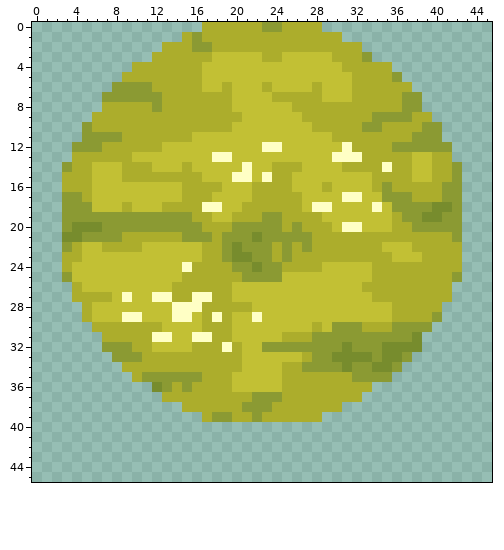
Pixel-art sprite, stored at textures/cakes/Pasture.png. The first picture shows the starting point.
The file is 46x46 pixels. Colours within 5 levels of each other are drawn and written as one.
The result:
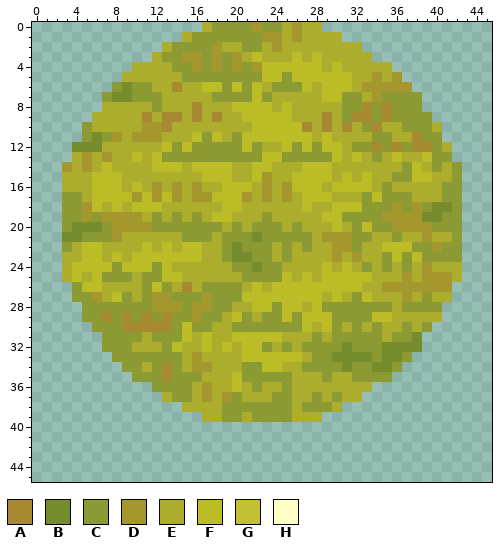
Palette (. is transparent): A #a78931  B #778c2d  C #8b9a33  D #a3972d  E #acad2c  F #bcbc27  G #c2c034  H #ffffc5
From old to new:
@@ x 0..45 @@
- 0 .................EEEEEECCEEEE.................
- 1 ...............ECEEEEEEEEEEEEEE...............
- 2 .............EEECCEEEEEEEEEEEEEEE.............
- 3 ............EEEEEEGGGGGEEGGGGGEEEC............
- 4 ..........EEEEEEEGGGGGGGGGGGGGGEEEEE..........
- 5 .........EEEEEEEEGGGGGGGGGGGGGGGEEEEC.........
- 6 ........CCCCEEEEEGGEGGGEGGGGEGGGEEEEEE........
- 7 .......CCCCCCEEEEEEEGGGGEEEEEGGGEEEEECC.......
- 8 .......EEEEECEEEEEEEGGGGGGEEEEEEEEEEECC.......
- 9 ......EEEEEEEEEEEEEEEGGGGGGEEEEEEECCCCEE......
-10 .....CEEEEEEEEEEEEEEGGGGGGGGEEEEECCEEEECC.....
-11 .....CCCCEEEEEEEGGGGGGGGGGGGGGEEEEEEEECCC.....
-12 ....CCCEEEEEEGGGGGGGGGGHHGGGGGGHEEEECCCCCC....
-13 ....EEEEEEGGGGGGGGHHGGGGGGGGGGHHHEEEEEGGEE....
-14 ...CEEGGGEEEGGGEGGGGGHGGEEEGGGGEEEEHEEGGEEC...
-15 ...EEEGGGEEEEEEEEGGGHHGHEEGGGGGGGGEEEEGGEEC...
-16 ...EEEGGGGGGGGGEEEEGGGEEEEGGGEGGGGECEEEEECC...
-17 ...CCEGGGGGGGGGEEEGGGGEEEEEGGGGHHGGCCCEEECC...
-18 ...CCCGGGEGGGEEEEHHGGEEEEEEGHHGGGGHGCCCCBBC...
-19 ...CCCCCCCCCCCCCEEGGEEECCEEEEGGGGGGGECCBBCC...
-20 ...CBBBCCCCCCCCCCEEECCCCCECEEEGHHGGGEECCCCC...
-21 ...BBCCCCEEEEEECCCECCCBCCCCCEEEEEEEEEEEEEEC...
-22 ...CEGGEEEEGGGGGGEECBCCCECECEEEEEEEGGGEEEEE...
-23 ...EEGGGGGGGGGGGGEECBBCCECEEEEEEEEEEGGGEEEE...
-24 ...EGGGGGGGGGGGHEEEECCBCCEEEEGGGGGEEEEEEEEE...
-25 ...CGGGGGGGGGGGEEEEEECCCCGGGGGGGGGEEEEEEEEC...
-26 ....EGGGGGGGGGEEEEEEGGGGGGGGGGGGGEEEEEEEEE....
-27 ....EEEEGHGGHHEEHHEEGGGGGGGGGGGGGGEEEEEEEE....
-28 .....EGGGGGGGGHHHEEEEEGGGGGGGGGGGGGGEEEEE.....
-29 .....EGGGHHGGGHHGEHEGGHGGGGGGGGGGGGGEEEEC.....
-30 ......EEEEEEEGGGGEEEGGGGGGGGEGCCCEEECCCC......
-31 .......EEEEEHHGGHHEEGGGGGEEECCCCCCCCCCB.......
-32 .......CCCEEGGGGEEEHEGGCCCCCCCCBCCCBBBB.......
-33 ........CCCEEEEEEEEEEGGGGGGECCBBBBCBBC........
-34 .........EEEEEEEEEEEEGGGGEECCCCBCCBBC.........
-35 ..........ECCCCCCEEEGGGGGEEEEEEECCCC..........
-36 ............BCECEEEEGGGGGEEEEEEEEE............
-37 .............EEEEEEEEECCCEEEEEEEE.............
-38 ...............EEEEEECCCEEEEEEE...............
-39 .................ECCEECEEEEEE.................
+ 0 .................ECCCCDCCEDEE.................
+ 1 ...............ECCCCCCCDDEDEEEE...............
+ 2 .............ECCCCDEECCEDEEEEEEEE.............
+ 3 ............ECCDDCDCDEFEEEFEFEEEEE............
+ 4 ..........EEEECCDCDCDCDFFFFFFEFEEEEE..........
+ 5 .........EEEEEECCCCCCCCFFCFFFFFFEEDED.........
+ 6 ........CBCCEEAEEFFCFCFECCCFEFFFEDDDDD........
+ 7 .......CBBCCCEEEEECCCCFCEEEEEFFCCEDCCCC.......
+ 8 .......EEEEECEEEAEEEFFFFEFEEEEECCACACCC.......
+ 9 ......EEEEEAEAAEAEAEEFFFFFEEEAECAACACCCC......
+10 .....CEEEEEDDAEEEEEEEEFFFFFAEAEAECAEECCCE.....
+11 .....CBCDEDDDEEEFCFECFFFFFFFEFEEEECCEEACC.....
+12 ....BBBEEEEEEFCFCCCCCFCEEFCFCFFECCACACAACE....
+13 ....EDEDEEFEFCCCCCCCCCCFFCCCCCFEFECEFEEFCC....
+14 ...DEDEFEEEEFFFEFFFFEEFFEEEFFFEEEEEEECFECEC...
+15 ...EEEFFFEEEEEEEEFFFEEFDEEFFFFEFEFEECCFFEEC...
+16 ...EEEFFFEFEDEDEDEEFFFEDEDFFFEFFFFECEEEEECC...
+17 ...CCEFFFFDFDFDEDDFFFDEDEDEFFFEEECFCCCEEECC...
+18 ...CCDFEFEFFFEEEEEEFFEEEEEEFEEFFFCCCDCDCBBC...
+19 ...CCDCDDDDECECECEFFEEECEEEEEFFCCCCDDDDBBCC...
+20 ...CBBBCDDDDCCCCCCCECECCCECEEEFECFCCDDDDCCC...
+21 ...BBCCCDEEEEEECCCECCCBCCCCCEDDDCCEECEEDEEC...
+22 ...CEFFEEEEFEFEFFEECBCCCECECEEDDCEEFFFCCDCC...
+23 ...EEFFEFEFFFFFFFEECBBCCECEEEEDEDEECFCFCCCC...
+24 ...EFFFFCFFFCFEEEEEECCBCCEEEEFEFECECECEDEEE...
+25 ...EFEFCCCECCFFEEEEEECCCCFEFEFFFFFEEEDEDDDE...
+26 ....CFFEEEECFCEAECCCCEFEFFFFFFFFFEEDDDDDDD....
+27 ....CCDEFCECDDCCCDCCCFFFFFFFFEFECFEEEDECEE....
+28 .....CCCCCCCDDDCDDCCEEFFCFFEFCCCCCCCECCCC.....
+29 .....CCACACACACCDCCEFCECCFCFFFCCCCFFEEEEE.....
+30 ......CCCAAAAACFCCEECCCCCCCFEFCECECEECEC......
+31 .......CCCCECCCFEFEEFFFFFEEECECCCCCECCB.......
+32 .......CCCEEECFEEFEFEFFCECECCCCBCCCBBBB.......
+33 ........CCCCCCCEDEEEEFFFFFFECCBBBBCBBC........
+34 .........CCECACEDDEEECCFFEECCCCBCCBBC.........
+35 ..........CCCACCCEEEFCCCCCEEECEECCCC..........
+36 ............CCCCEDEEFECEECEEEEEEEE............
+37 .............ECCEDEDCEEECCEECECEE.............
+38 ...............EEEECCCCCCCECCCE...............
+39 .................EECCECCCCEEE.................
 40 ..............................................
